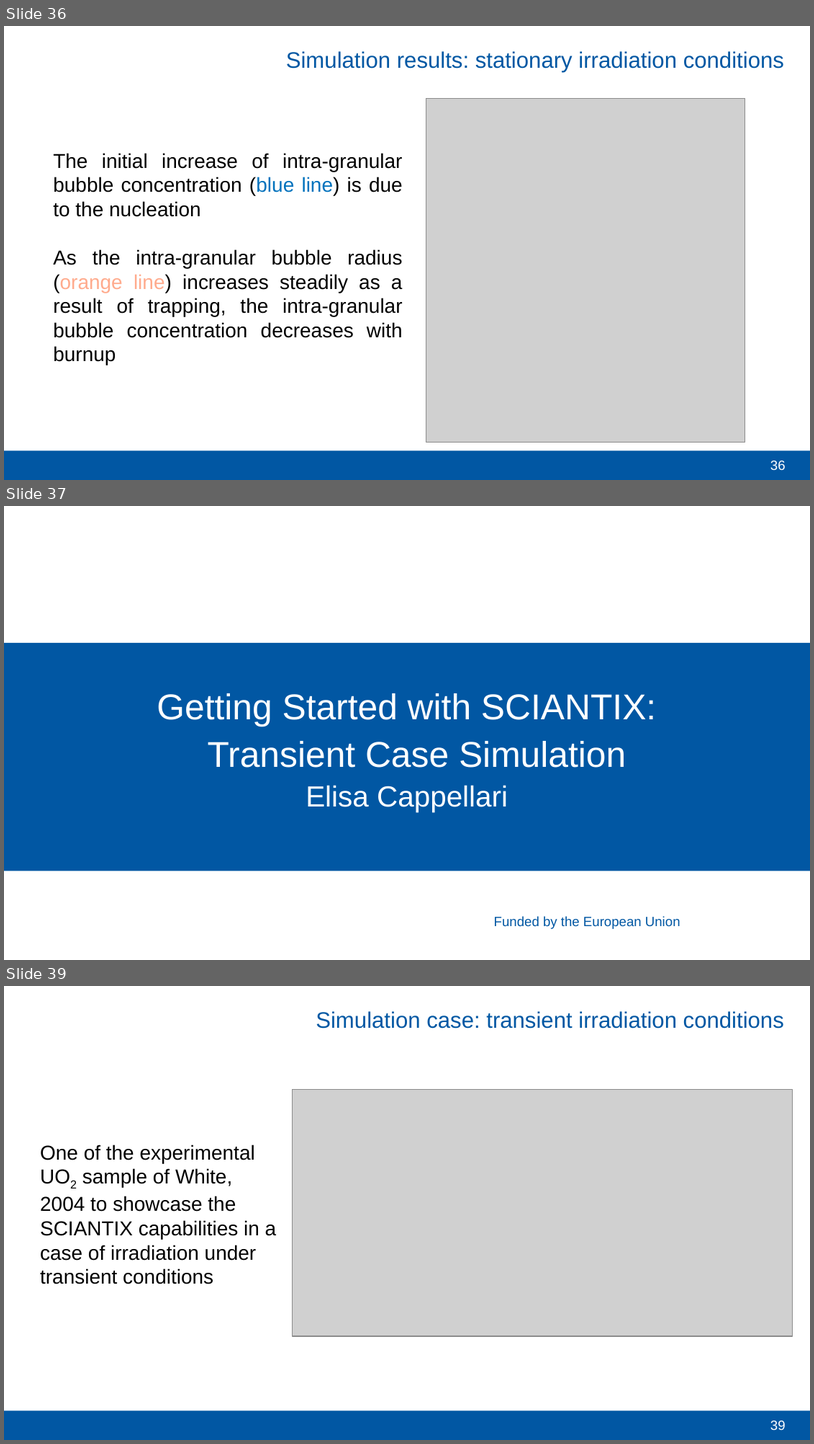
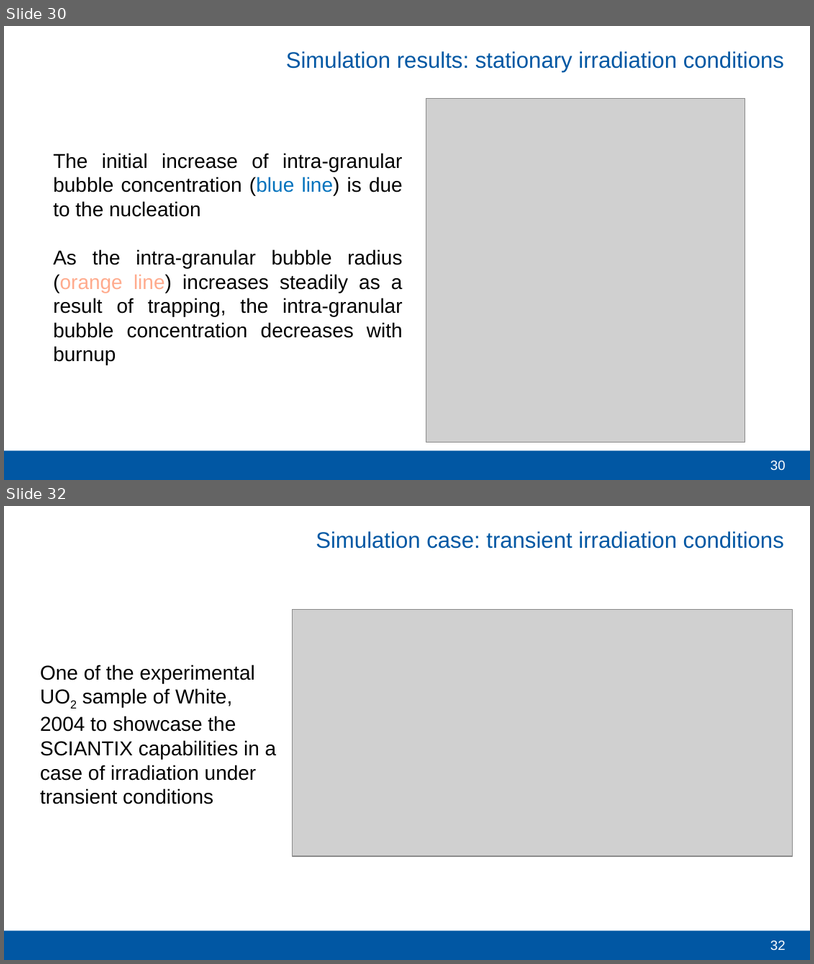
Before and after one commit to sciantix/sciantix-official, a slide deck: slide/MOOC/MOOC SCIANTIX - OperaHPC - V0.pptx. Shown one above the other, each under a label of ours: slides 36, 37 and 39 before the commit, slides 30 and 32 after it; the slides between them are not shown. The pictures are 814x1444 and 814x964 pixels, drawn with LibreOffice and Linux fonts; fonts in the diff are those of the drawing; grey boxes stand for pictures; background and template pictures are left out. Boxes give left, top, right and bottom in pixels: in the first picture for what was removed or moved away, otherwise in the second. Text is boxed around its words. In the diff, an @@ line names an element or a change of style, - is before the commit and + after.

```diff
--- a/slide/MOOC/MOOC SCIANTIX - OperaHPC - V0.pptx
+++ b/slide/MOOC/MOOC SCIANTIX - OperaHPC - V0.pptx
@@ slide 37 removed at (x1=4, y1=506, x2=810, y2=960), background #FFFFFF @@
@@ rectangle removed at (x1=4, y1=643, x2=810, y2=871) @@
@@ text removed at (x1=157, y1=693, x2=656, y2=812) @@
-Getting Started with SCIANTIX: Transient Case Simulation
-Elisa Cappellari
@@ text removed at (x1=494, y1=916, x2=681, y2=929) @@
-Funded by the European Union
@@ what was slide 36 is now slide 30 @@
@@ page number at (x1=771, y1=460, x2=786, y2=470): text changed @@
-36
+30
@@ what was slide 39 is now slide 32 @@
@@ page number at (x1=771, y1=940, x2=786, y2=950): text changed @@
-39
+32
```
Also in this commit, not shown: 8 slides changed, 1 slide added, 7 other slides removed.
